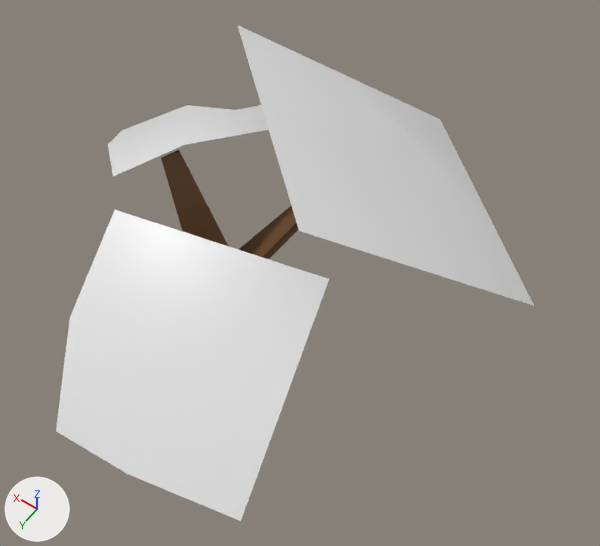
What one commit did to the FBX model HiddenHarmony/Assets/Models/Hub/Fern/flatFernSmall.fbx.
One viewpoint serves both versions: a 50 mm camera at (-0.22, 0.214, 0.419) aimed at (-0.06, -0.01, 0.066). The lights are fixed; the arrows at lower left show +X, +Y and +Z. Where no turn or scale is listed for an object, it has been applied to the vertices.
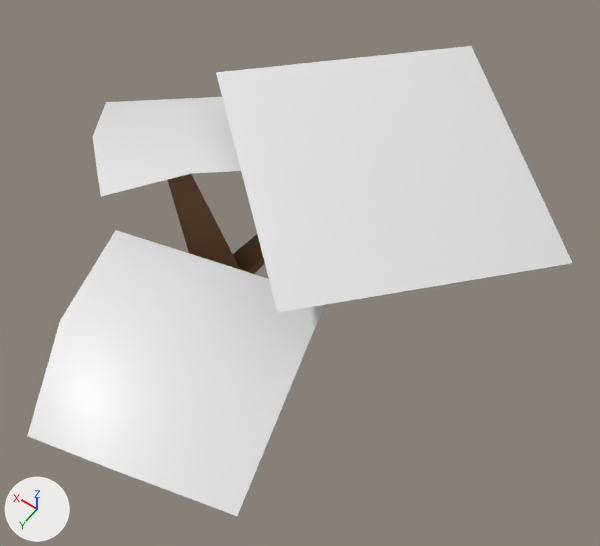
The edits, one by one:
Object 'Plane.005' (ob_plane_005) moves from (-0.0409, 0.0986, 0.0721) to (-0.0428, 0.0972, 0.0856).
Object 'Plane.005' (ob_plane_005) turns from (5.5, 24, 97) to (4, 0.3, 100) degrees about x, y and z.
Object 'Plane.002' (ob_plane_002) turns from (18, 11, -45) to (-12, -2, -48) degrees about x, y and z.
Object 'Plane.000' (ob_plane_000) moves from (0.0386, -0.0431, 0.0932) to (0.0358, -0.0431, 0.0928).
Object 'Plane.000' (ob_plane_000) turns from (19, -35, 121) to (8.9, -24, 124) degrees about x, y and z.
Object 'Plane.000' (ob_plane_000) is rescaled from (0.0494, 0.0494, 0.0494) to (0.0586, 0.0586, 0.0586).

Where the change shows, as pixel boxes [x1, y1, x2, y2] in the pictures (600 x 546 px):
'Plane.002', turned
    before: [237, 25, 534, 306]
    after: [216, 46, 572, 313]
'Plane.005', moved, turned
    before: [56, 210, 329, 521]
    after: [27, 230, 324, 516]
'Plane.000', moved, turned, rescaled
    before: [108, 105, 269, 176]
    after: [93, 97, 241, 196]
